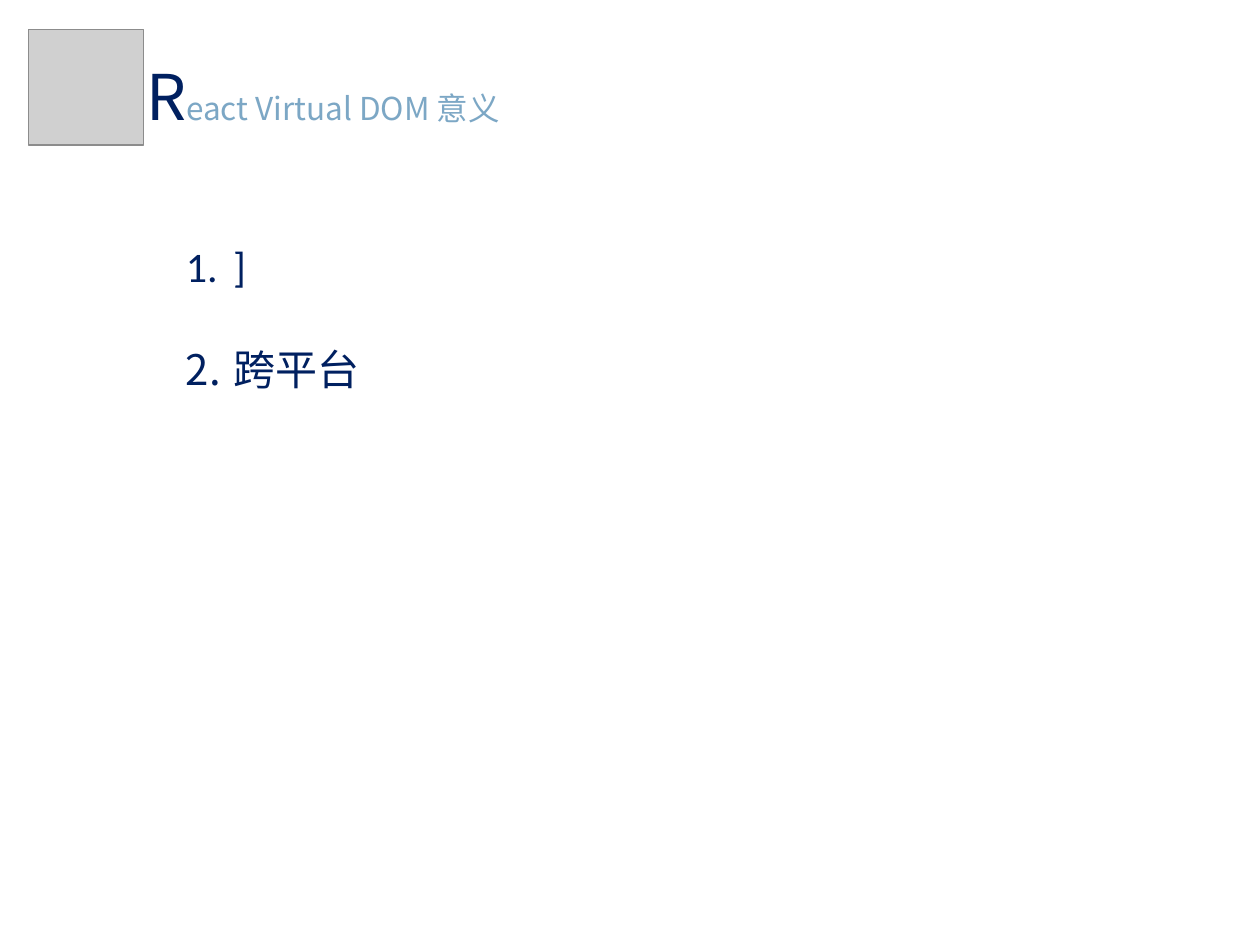
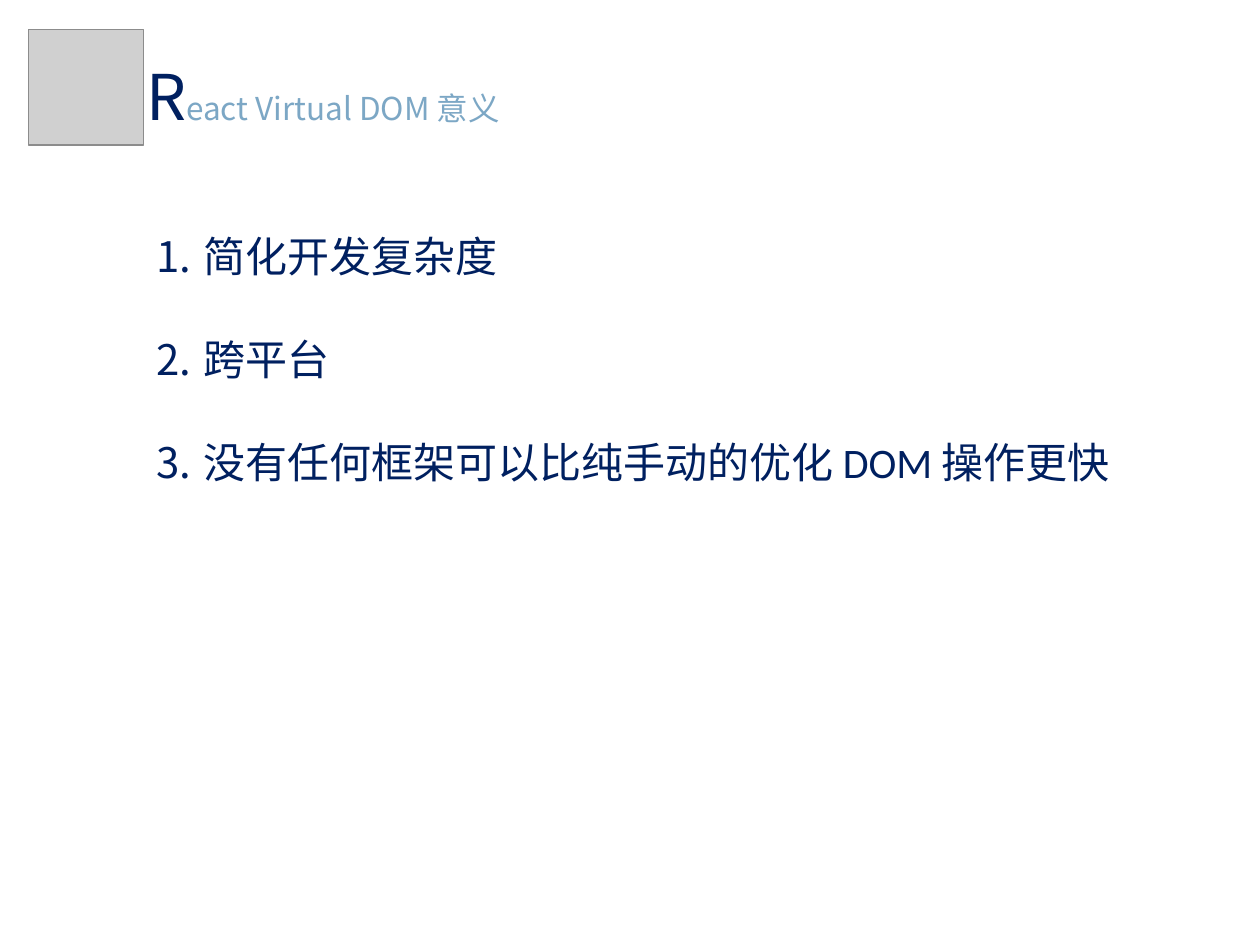
Before and after one commit to m544498510/may-web-app, a slide deck: slide 10 of new_doc/react share.pptx. Drawn at 1260x945 pixels with LibreOffice and Linux fonts; fonts in the diff are those of the drawing; grey boxes stand for pictures. Boxes give left, top, right and bottom in pixels: in the first picture for what was removed or moved away, otherwise in the second. Text is boxed around its words. In the diff, an @@ line names an element or a change of style, - is before the commit and + after.

```diff
--- a/new_doc/react share.pptx
+++ b/new_doc/react share.pptx
@@ text "简化开发复杂度": place and size @@
-text "简化开发复杂度" at (233, 349, 359, 389)
+text "简化开发复杂度" at (203, 236, 1110, 482)
@@ text at (203, 236, 497, 276): text changed @@
-1. ]
+1. 简化开发复杂度
@@ text at (203, 442, 1110, 482): paragraph added @@
+3. 没有任何框架可以比纯手动的优化 DOM 操作更快
```
Also in this commit, not shown: 6 other slides changed, 7 slides added, 1 other file.
